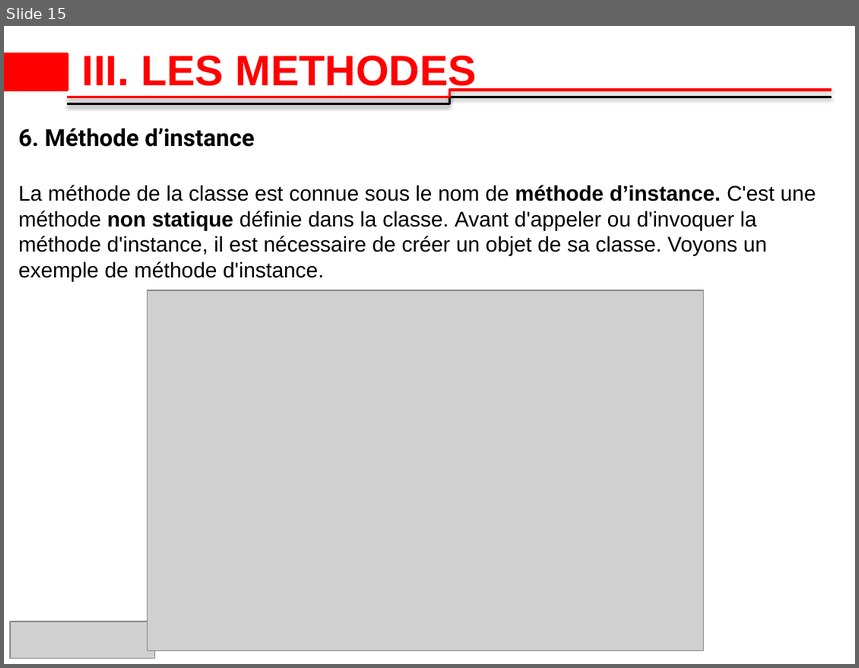
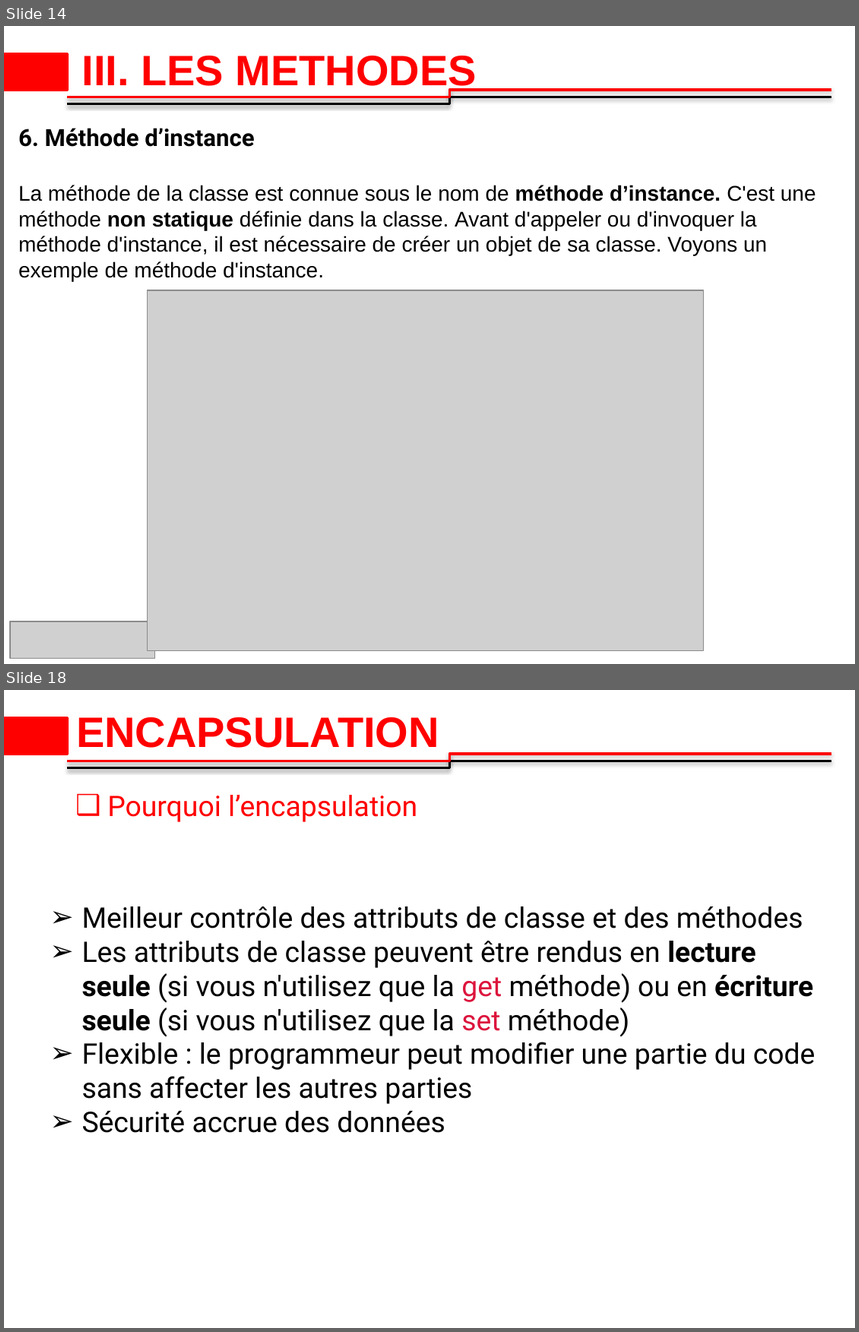
Before and after one commit to 2losky/Poo_Java, a slide deck: java-oop latest.pptx. Shown one above the other, each under a label of ours: slide 15 before the commit, slides 14 and 18 after it; the slides between them are not shown. The pictures are 859x668 and 859x1332 pixels, drawn with LibreOffice and Linux fonts; fonts in the diff are those of the drawing; grey boxes stand for pictures; background and template pictures are left out. Boxes give left, top, right and bottom in pixels: in the first picture for what was removed or moved away, otherwise in the second. Text is boxed around its words. In the diff, an @@ line names an element or a change of style, - is before the commit and + after.

```diff
--- a/java-oop latest.pptx
+++ b/java-oop latest.pptx
@@ slide 18 added at [4, 690, 855, 1328], background #FFFFFF; not listed: 3 template elements that a slide beside it also shows @@
@@ title added at [76, 717, 439, 748], 36 pt, text #FF0000, bold @@
+ENCAPSULATION
@@ text added at [107, 795, 417, 822], 24 pt, text #FF0000 @@
+❑ Pourquoi l’encapsulation
@@ text added at [82, 907, 816, 1133], 24 pt, text #000000 @@
+➢ Meilleur contrôle des attributs de classe et des méthodes
+➢ Les attributs de classe peuvent être rendus en lecture seule (si vous n'utilisez que la get méthode) ou en écriture seule (si vous n'utilisez que la set méthode)
+➢ Flexible : le programmeur peut modifier une partie du code sans affecter les autres parties
+➢ Sécurité accrue des données
@@ what was slide 15 is now slide 14 @@
```
Also in this commit, not shown: 3 slides changed, 7 other slides added, 4 slides removed.
